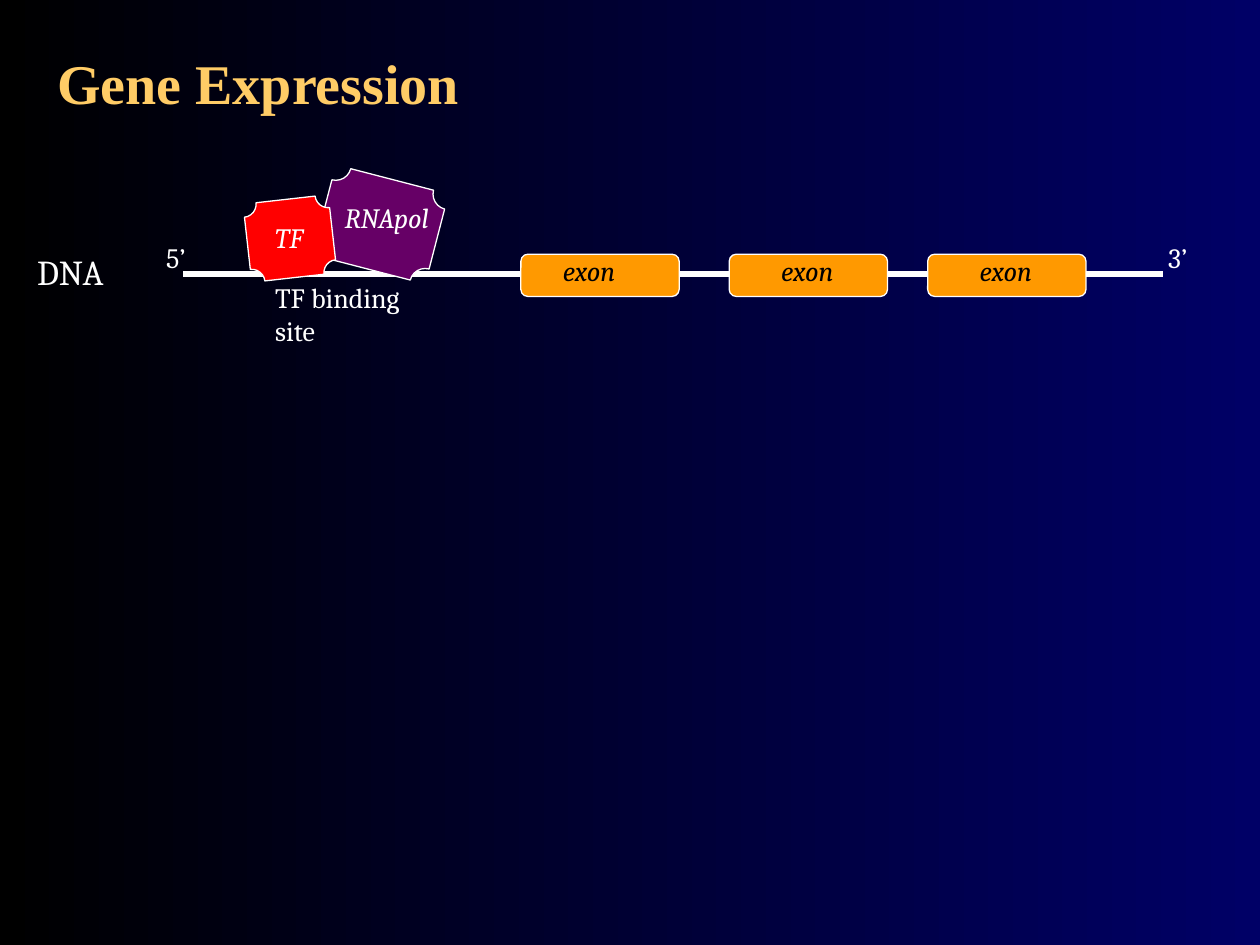
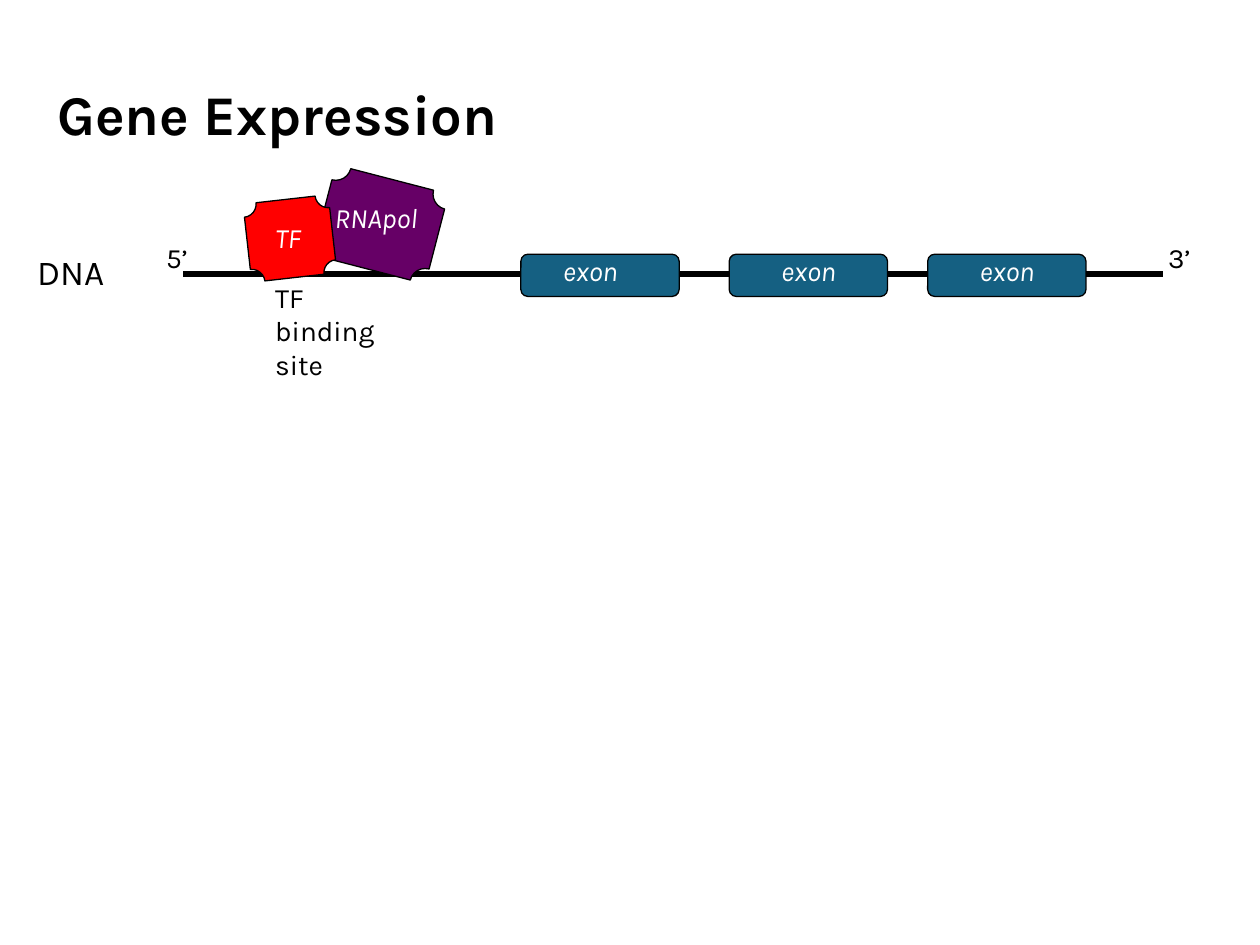
Before and after one commit to agmcarthur/Biochem-3BP3, a slide deck: slide 6 of Lectures/Lecture 9 - RNA-Seq.pptx. Drawn at 1260x945 pixels with LibreOffice and Linux fonts; fonts in the diff are those of the drawing. Boxes give left, top, right and bottom in pixels: in the first picture for what was removed or moved away, otherwise in the second. Text is boxed around its words. In the diff, an @@ line names an element or a change of style, - is before the commit and + after.

```diff
--- a/Lectures/Lecture 9 - RNA-Seq.pptx
+++ b/Lectures/Lecture 9 - RNA-Seq.pptx
@@ background gradient #000000 to #000066 to #FFFFFF @@
@@ text "Gene Expression" at (57, 95, 498, 149): font Times New Roman to Karla, text colour #FFCC66 to #000000; line spacing 1 to 0.9; vertical alignment middle to bottom @@
@@ plaque at (313, 165, 448, 284): outline #FFFFFF 0.75 pt to #000000 0.75 pt @@
@@ plaque at (243, 195, 337, 282): outline #FFFFFF 0.75 pt to #000000 0.75 pt @@
@@ text "RNApol" at (335, 209, 418, 235): font Cambria to Karla @@
@@ text "RNApol": place and size @@
-text "RNApol" at (345, 208, 429, 234)
+text "RNApol" at (335, 209, 418, 235)
@@ text "TF" at (275, 230, 301, 248): font Cambria to Karla @@
@@ fill #FF9900 to #156082; outline #FFFFFF 0.75 pt to #000000 0.75 pt in 3 elements at (520, 255, 679, 296), (730, 255, 888, 296), (927, 255, 1086, 296) @@
@@ font Cambria to Karla, text colour #000000 to #FFFFFF in 3 elements at (563, 267, 618, 282), (781, 267, 836, 282), (980, 267, 1035, 282) @@
@@ line (184, 275) - (1163, 275): stroke #FFFFFF 3 pt to #000000 3 pt @@
@@ font Cambria to Karla, text colour #FFFFFF to #000000 in 4 elements at (37, 263, 104, 285), (166, 250, 188, 275), (1168, 250, 1190, 269), (275, 290, 374, 376) @@
```
Also in this commit, not shown: 33 other slides changed, 13 other files.
